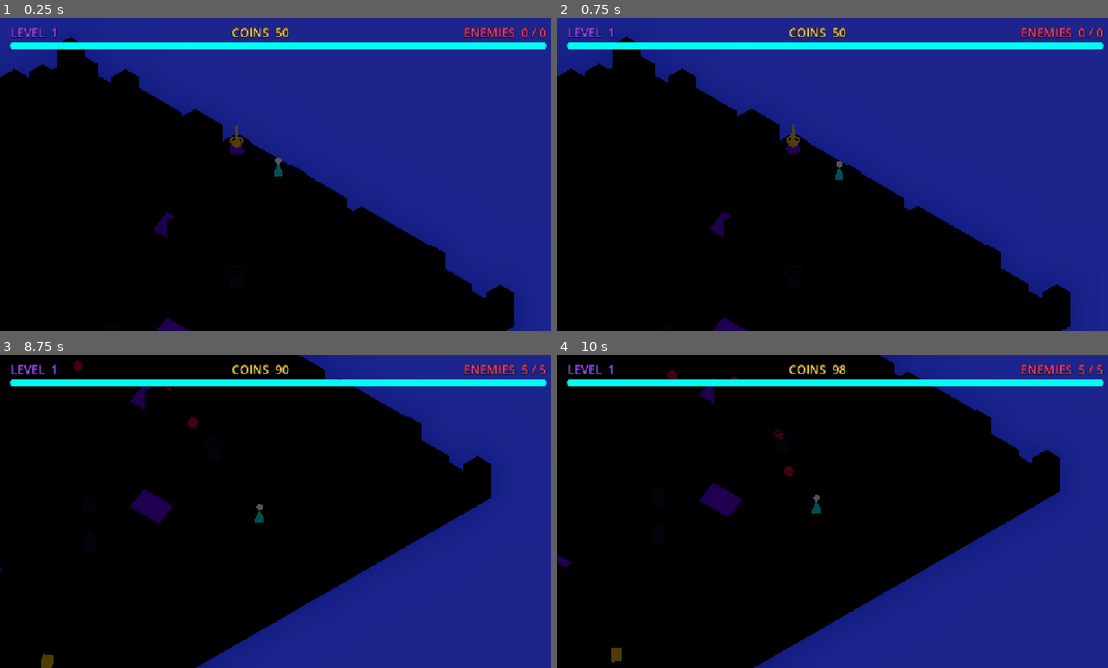
Above: before the commit, frames 1-4 (two rows, left to right).
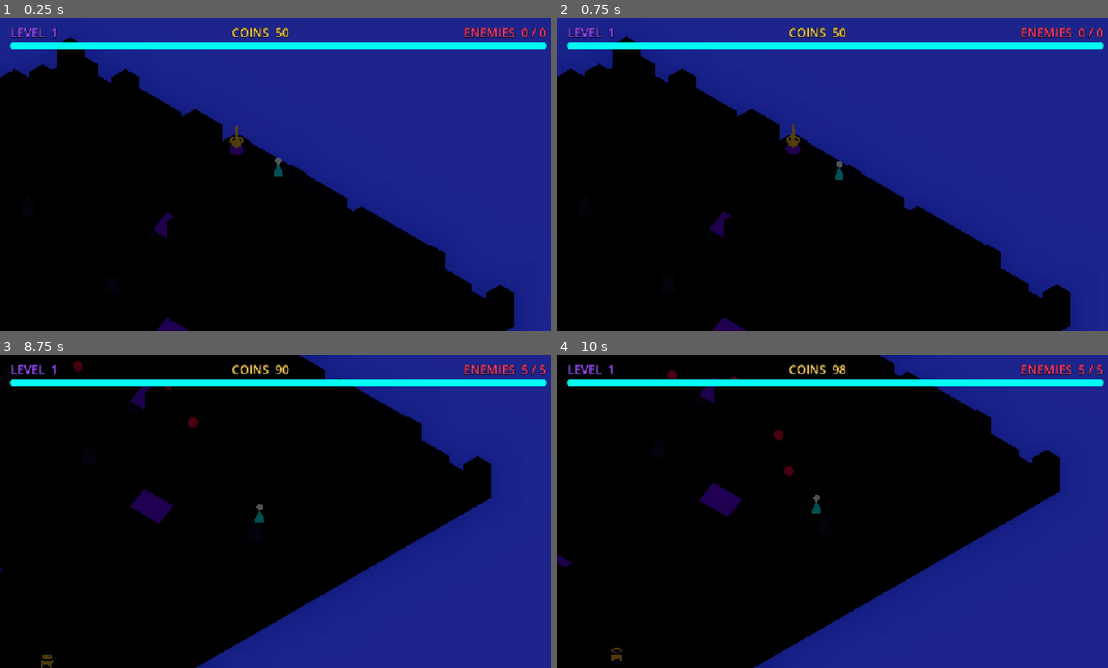
Above: after the commit, the same moments.

Repository: requaos/yarbell
Game: Godot game, scene res://scenes/game/game.tscn
Same seed, same stepped clock (60 frames per second), same inputs: the game is played once before the commit and once after it.
Inputs (mouse positions are in pixels of both pictures, inside the frame that each line leads up to):
- Up to frame 1 (0.25 s): no input
- Up to frame 2 (0.75 s): tap Enter at 0.5 s; move the mouse to (804, 237) at 0.52 s; click (804, 237) at 0.67 s
- Up to frame 3 (8.75 s): move the mouse to (446, 558) at 1.27 s; click (446, 558) at 1.42 s; move the mouse to (110, 464) at 2.02 s; click (110, 464) at 2.17 s; move the mouse to (308, 511) at 2.77 s; click (308, 511) at 2.92 s; move the mouse to (192, 433) at 3.52 s; click (192, 433) at 3.67 s; move the mouse to (402, 495) at 4.27 s; click (402, 495) at 4.42 s; move the mouse to (165, 527) at 5.02 s; click (165, 527) at 5.17 s; move the mouse to (336, 442) at 5.77 s; click (336, 442) at 5.92 s; move the mouse to (247, 574) at 6.52 s; click (247, 574) at 6.67 s; move the mouse to (446, 558) at 7.27 s; click (446, 558) at 7.42 s; move the mouse to (110, 464) at 8.02 s; click (110, 464) at 8.17 s
- Up to frame 4 (10 s): move the mouse to (865, 511) at 8.77 s; click (865, 511) at 8.92 s; move the mouse to (749, 433) at 9.52 s; click (749, 433) at 9.67 s

The runs differ from the first frame. In frame 3, less than 0.1% of the frame differs, in the area x 7-10%, y 95-100%; in frame 4, less than 0.1%, in the area x 9-42%, y 24-99%.

Commit message:
Cheaper upgrades, more towers, and a Slow tower type
Upgrade cost scaling softened (1.6x -> 1.3x per level) and base upgrade costs
lowered, so towers are much easier to keep upgrading. More tower sites per
level (6, growing to 18). Add a Slow tower: a permanent area-of-effect that
reduces the movement speed of enemies within range; each upgrade slows them
further (down to 20% speed). Enemies gain a slow effect (strongest-wins,
refreshed while in range) alongside the existing shockwave damage-over-time.

Diff:
--- a/game/scripts/enemy.gd
+++ b/game/scripts/enemy.gd
@@ -28,6 +28,10 @@
 var _dot_dps := 0.0
 var _dot_time := 0.0
 var _dot_accum := 0.0
+
+# Slow-tower speed reduction (1.0 = normal).
+var _slow_factor := 1.0
+var _slow_time := 0.0
 
 ## Set by the spawner right after instantiation.
 func configure(hp: int, move_speed: float, target: Vector3, damage: int, size: float, color: Color) -> void:
@@ -89,6 +93,11 @@
 		if _dot_time <= 0.0:
 			_dot_dps = 0.0
 
+	if _slow_time > 0.0:
+		_slow_time -= delta
+		if _slow_time <= 0.0:
+			_slow_factor = 1.0
+
 	if global_position.distance_to(_target) < 1.2:
 		_attack_accum += delta
 		if _attack_accum >= attack_interval:
@@ -99,12 +108,17 @@
 	if _agent == null or _agent.is_navigation_finished():
 		return
 	var next := _agent.get_next_path_position()
-	global_position = global_position.move_toward(next, speed * delta)
+	global_position = global_position.move_toward(next, speed * _slow_factor * delta)
 
 ## Applied by shockwave towers; refreshes rather than stacks.
 func apply_dot(dps: float, duration: float) -> void:
 	_dot_dps = maxf(_dot_dps, dps)
 	_dot_time = maxf(_dot_time, duration)
+
+## Applied by slow towers; the strongest slow in effect wins.
+func apply_slow(factor: float, duration: float) -> void:
+	_slow_factor = minf(_slow_factor, factor)
+	_slow_time = maxf(_slow_time, duration)
 
 func take_damage(amount: int) -> void:
 	if _dead:
--- a/game/scripts/level.gd
+++ b/game/scripts/level.gd
@@ -102,7 +102,9 @@
 
 	# One tower per generated site, with a random type (Pulse most common). All
 	# secondaries start inactive until the player upgrades them.
-	var weighted := [Tower.Type.PULSE, Tower.Type.PULSE, Tower.Type.MISSILE, Tower.Type.SHOCKWAVE]
+	var weighted := [
+		Tower.Type.PULSE, Tower.Type.PULSE,
+		Tower.Type.MISSILE, Tower.Type.SHOCKWAVE, Tower.Type.SLOW]
 	for pos in _data["secondary_sites"]:
 		var tower := TowerScene.instantiate()
 		tower.tower_type = weighted[randi() % weighted.size()]
--- a/game/scripts/systems/difficulty.gd
+++ b/game/scripts/systems/difficulty.gd
@@ -5,8 +5,8 @@
 ## player has more towers to work with, but they start inactive).
 
 static func config_for(level: int) -> Dictionary:
-	var sites := clampi(4 + (level - 1), 4, 12)
-	var total_enemies := roundi((5.0 + 1.6 * (level - 1)) * (1.0 + 0.08 * (sites - 4)))
+	var sites := clampi(6 + (level - 1) * 2, 6, 18)
+	var total_enemies := roundi((5.0 + 1.6 * (level - 1)) * (1.0 + 0.05 * (sites - 6)))
 	var enemy_hp := roundi(10.0 * (1.0 + 0.22 * (level - 1)))
 	var enemy_damage := 3 + (level - 1)
 	var enemy_speed := 4.5 + 0.1 * (level - 1)
--- a/game/scripts/tower.gd
+++ b/game/scripts/tower.gd
@@ -10,7 +10,7 @@
 ## generate coins until the player upgrades them at least once. Each upgrade
 ## also raises coin output, damage and rate of fire, and grows the tower.
 
-enum Type { PRIMARY, PULSE, MISSILE, SHOCKWAVE }
+enum Type { PRIMARY, PULSE, MISSILE, SHOCKWAVE, SLOW }
 
 const ProjectileScene := preload("res://scenes/entities/projectile.tscn")
 
@@ -32,6 +32,9 @@
 var shock_radius := 5.0
 var dot_dps := 4.0
 var dot_duration := 3.0
+# Slow (permanent area-of-effect that reduces enemy speed; stronger per upgrade)
+var slow_radius := 4.0
+var slow_factor := 0.6
 
 var _income_accum := 0.0
 var _attack_accum := 0.0
@@ -68,7 +71,8 @@
 	blast_radius *= 1.08
 	shock_radius *= 1.06
 	dot_dps *= 1.25
-	upgrade_cost = roundi(upgrade_cost * 1.6)
+	slow_factor = maxf(0.2, slow_factor * 0.85)   # lower = slower enemies
+	upgrade_cost = roundi(upgrade_cost * 1.3)      # gentler cost scaling
 	_refresh_visual()
 	var target_scale := minf(2.0, 1.0 + (upgrade_level - 1) * 0.12)
 	var tween := create_tween()
@@ -93,6 +97,10 @@
 				_launch_missile(t.global_position)
 		Type.SHOCKWAVE:
 			_emit_shockwave()
+		Type.SLOW:
+			for e in get_tree().get_nodes_in_group("enemies"):
+				if is_instance_valid(e) and global_position.distance_to(e.global_position) <= slow_radius:
+					e.apply_slow(slow_factor, 0.8)
 
 func _nearest_enemy(radius: float) -> Node3D:
 	var best: Node3D = null
@@ -170,21 +178,21 @@
 			attack_range = 5.0
 			attack_interval = 0.7
 			upgrade_level = 1
-			upgrade_cost = 60
+			upgrade_cost = 40
 		Type.PULSE:
 			tint = Palette.CYAN
 			coin_rate = 4
 			attack_damage = 4
 			attack_range = 4.5
 			attack_interval = 0.8
-			upgrade_cost = 40
+			upgrade_cost = 25
 		Type.MISSILE:
 			tint = Color(1.0, 0.55, 0.15)
 			coin_rate = 5
 			attack_damage = 16
 			attack_range = 6.0
 			attack_interval = 2.0
-			upgrade_cost = 55
+			upgrade_cost = 35
 			blast_radius = 2.0
 		Type.SHOCKWAVE:
 			tint = Color(0.7, 0.4, 1.0)
@@ -192,7 +200,14 @@
 			attack_damage = 0
 			attack_range = shock_radius
 			attack_interval = 2.5
-			upgrade_cost = 60
+			upgrade_cost = 35
+		Type.SLOW:
+			tint = Color(0.3, 0.8, 1.0)
+			coin_rate = 4
+			attack_damage = 0
+			attack_range = slow_radius
+			attack_interval = 0.4
+			upgrade_cost = 25
 
 func _refresh_visual() -> void:
 	for p in _parts:
@@ -259,6 +274,16 @@
 			coil.mesh = coil_mesh
 			coil.position = Vector3(0.0, 0.82, 0.0)
 			_add_part(coil, tint, 6.0)
+		Type.SLOW:
+			# Faint disc on the ground showing the slow field's reach.
+			var disc := MeshInstance3D.new()
+			var disc_mesh := CylinderMesh.new()
+			disc_mesh.top_radius = slow_radius
+			disc_mesh.bottom_radius = slow_radius
+			disc_mesh.height = 0.04
+			disc.mesh = disc_mesh
+			disc.position = Vector3(0.0, 0.04, 0.0)
+			_add_part(disc, tint, 0.6)
 
 func _build_collider() -> void:
 	var body := StaticBody3D.new()
